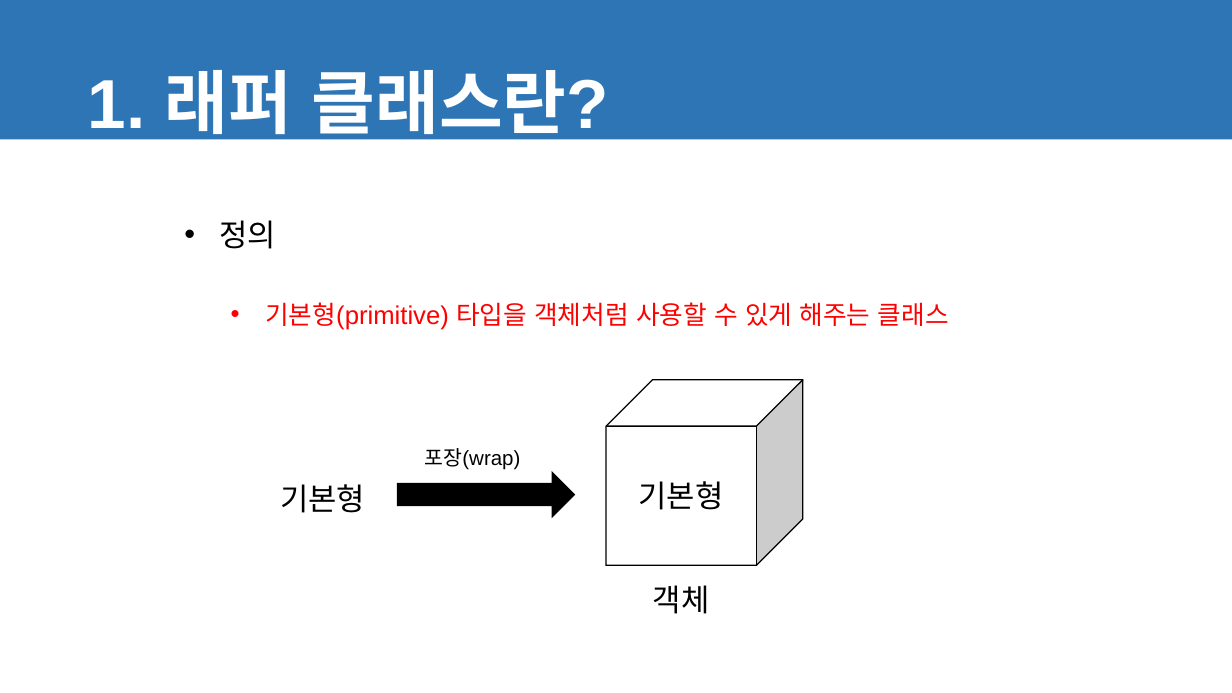
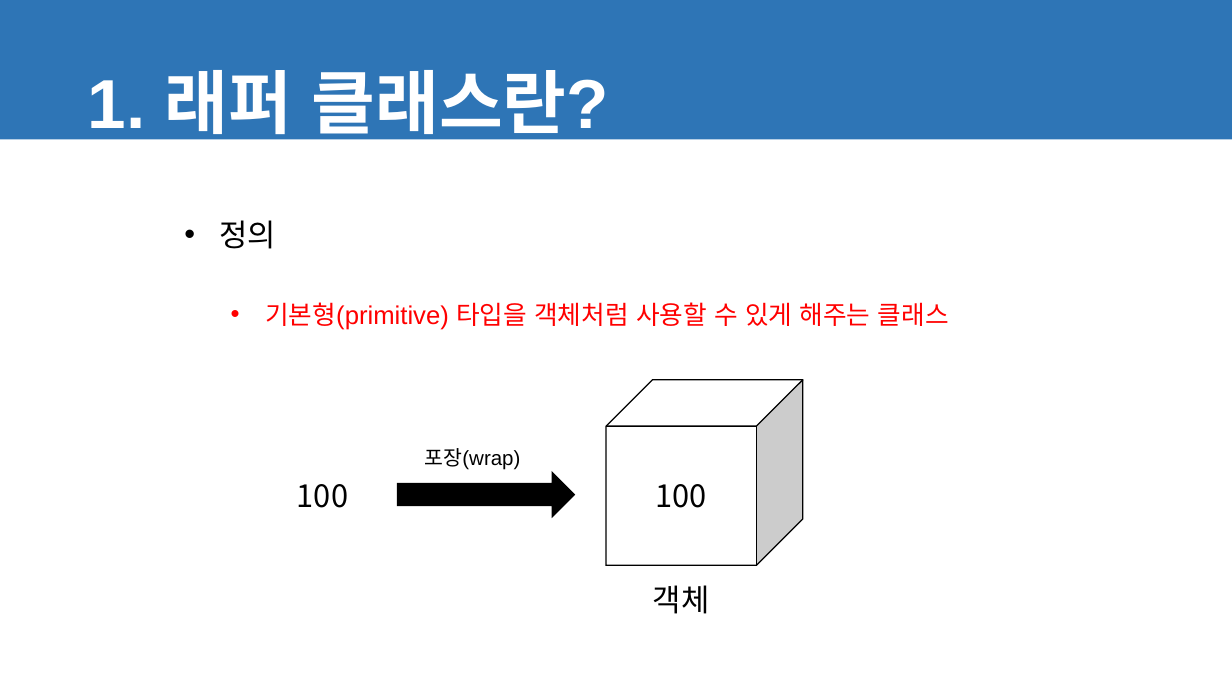
Before and after one commit to ISFX-Study/learn-study, a slide deck: slide 3 of 발표자료/20241122/20241122_래퍼클래스.pptx. Drawn at 1232x693 pixels with LibreOffice and Linux fonts; fonts in the diff are those of the drawing. Boxes give left, top, right and bottom in pixels: in the first picture for what was removed or moved away, otherwise in the second. Text is boxed around its words. In the diff, an @@ line names an element or a change of style, - is before the commit and + after.

```diff
--- a/발표자료/20241122/20241122_래퍼클래스.pptx
+++ b/발표자료/20241122/20241122_래퍼클래스.pptx
@@ text at (297, 484, 348, 508): text changed @@
-기본형
+100
@@ text at (656, 484, 707, 508): text changed @@
-기본형
+100
```
Also in this commit, not shown: 1 other slide changed.
